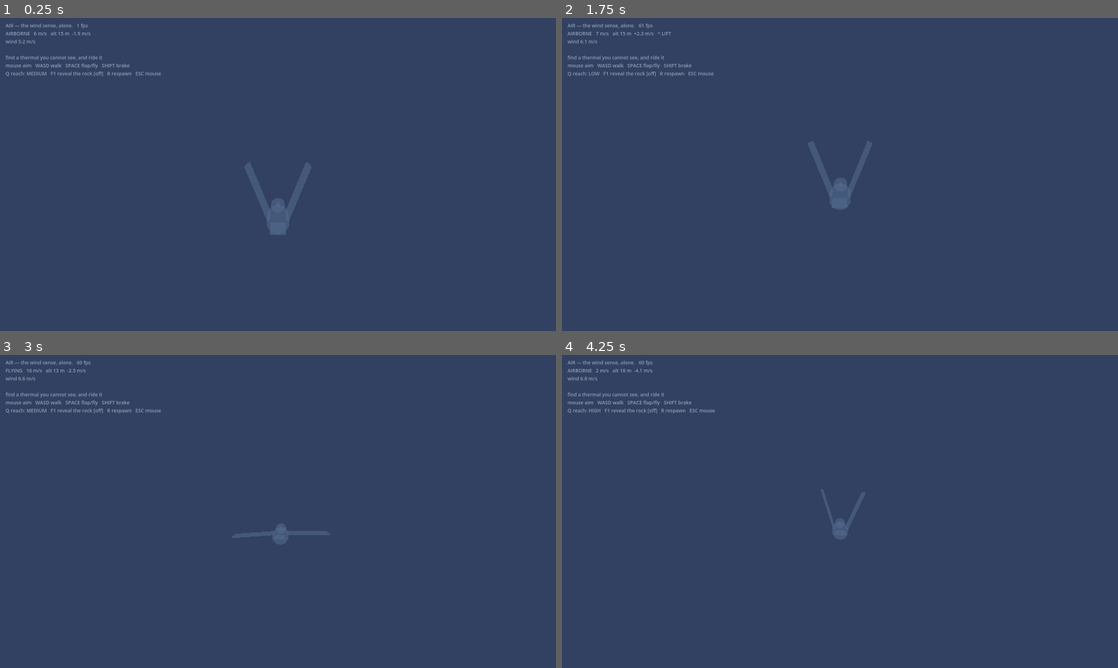
Above: before the commit, frames 1-4 (two rows, left to right).
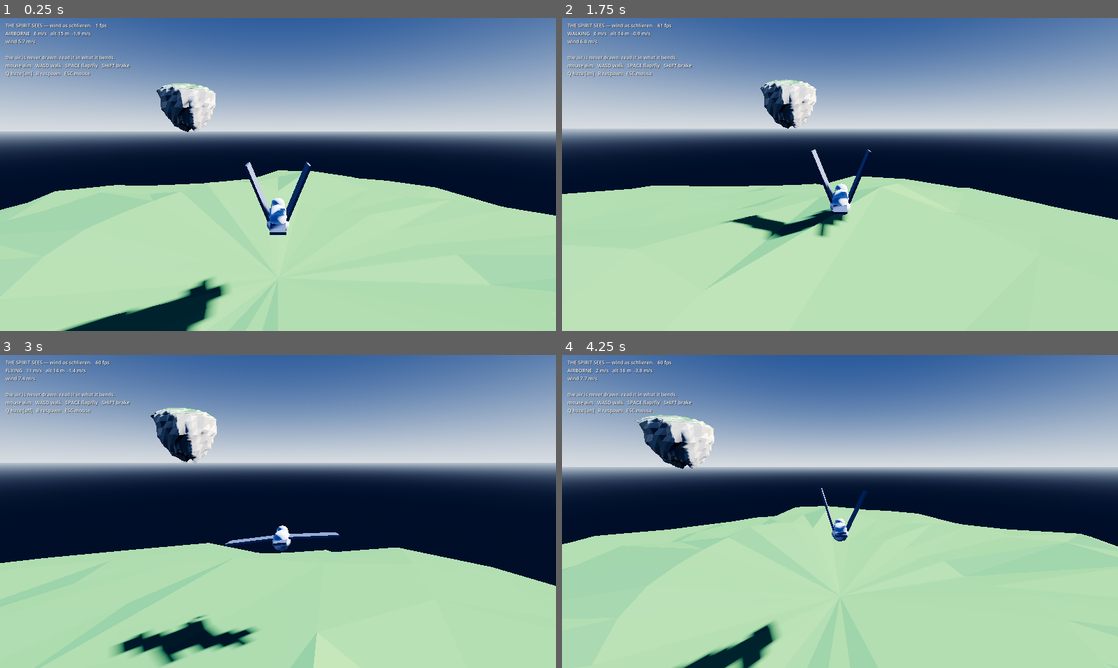
Above: after the commit, the same moments.

Repository: dfleetwood/air
Game: Godot game, scene res://spirit.tscn
The game is run twice, just before and just after one commit, with the same random seed, the same clock (stepped at 60 frames per second) and the same inputs. Before the commit the project starts from res://air.tscn.
Inputs (mouse positions are in pixels of both pictures, inside the frame that each line leads up to):
- Up to frame 1 (0.25 s): no input
- Up to frame 2 (1.75 s): tap Enter at 0.5 s; move the mouse to (867, 174) at 0.52 s; hold W (move_forward) from 0.53 s (still down); tap Q (quality) at 0.6, 1.55 s; tap Space (flap) at 0.77, 0.8, 1.07, 1.35, 1.52 s; move the mouse to (812, 174) at 1.27 s
- Up to frame 3 (3 s): keep holding W (move_forward); tap Space (flap) at 1.82, 2.3 s; move the mouse to (289, 505) at 2.02 s; tap Q (quality) at 2.1 s; move the mouse to (272, 517) at 2.77 s; tap T at 2.85 s
- Up to frame 4 (4.25 s): keep holding W (move_forward); tap Space (flap) at 3.02, 3.32, 3.77, 3.8, 4.07 s; tap Q (quality) at 3.05 s; move the mouse to (878, 514) at 3.52 s; tap G at 3.6 s; tap R (respawn) at 4.15 s

The runs differ from the first frame. In frame 1, 97% of the frame differs, in the area x 0-100%, y 0-100%; in frame 2, 97%; in frame 3, 97%; in frame 4, 97%.

Commit message:
working on air

Diff:
--- /dev/null
+++ b/island_lit.gdshader
@@ -0,0 +1,41 @@
+shader_type spatial;
+render_mode diffuse_lambert, specular_disabled;
+
+// The island, SEEN. Bold shapes, hard value steps, a small curated palette.
+// Not a photograph and not trying to be — the spirit sees, but what it sees is
+// still a percept. Banding the light into a few steps is what keeps it graphic.
+
+uniform vec3 rock_lit : source_color = vec3(0.72, 0.70, 0.66);
+uniform vec3 rock_shade : source_color = vec3(0.24, 0.26, 0.34);
+uniform vec3 grass_lit : source_color = vec3(0.44, 0.56, 0.38);
+uniform vec3 grass_shade : source_color = vec3(0.17, 0.28, 0.30);
+uniform vec3 rim_col : source_color = vec3(0.95, 0.80, 0.58);
+uniform float steps = 3.0;
+
+varying vec3 world_normal;
+varying vec3 world_pos;
+
+void vertex() {
+	world_normal = normalize(MODEL_NORMAL_MATRIX * NORMAL);
+	world_pos = (MODEL_MATRIX * vec4(VERTEX, 1.0)).xyz;
+}
+
+void fragment() {
+	// Grass takes the flat tops; rock takes anything that leans.
+	float up = clamp(world_normal.y, 0.0, 1.0);
+	float grass = smoothstep(0.55, 0.82, up);
+	ALBEDO = mix(rock_lit, grass_lit, grass);
+	NORMAL = normalize(NORMAL);
+	ROUGHNESS = 1.0;
+}
+
+void light() {
+	float d = dot(normalize(NORMAL), normalize(LIGHT));
+	// Quantised light. This single line is most of the "graphic" in the look.
+	float band = floor(clamp(d, 0.0, 1.0) * steps + 0.5) / steps;
+	float up = clamp(world_normal.y, 0.0, 1.0);
+	float grass = smoothstep(0.55, 0.82, up);
+	vec3 lit = mix(rock_lit, grass_lit, grass);
+	vec3 shade = mix(rock_shade, grass_shade, grass);
+	DIFFUSE_LIGHT += mix(shade, lit, band) * LIGHT_COLOR * ATTENUATION * 0.75;
+}
--- a/project.godot
+++ b/project.godot
@@ -8,7 +8,7 @@
 
 config/name="Aerie"
 config/description="Bird flight prototype: floating islands, day/night, seasons, wind."
-run/main_scene="res://air.tscn"
+run/main_scene="res://spirit.tscn"
 config/features=PackedStringArray("4.7", "Forward Plus")
 config/icon="res://icon.svg"
 
--- /dev/null
+++ b/schlieren.gdshader
@@ -0,0 +1,180 @@
+shader_type spatial;
+render_mode unshaded, cull_disabled, depth_test_disabled, depth_draw_never;
+
+// SCHLIEREN — the wind, made visible by what it BENDS.
+//
+// This is not a metaphor. Density gradients in air really do refract light, and
+// imaging those gradients is literally how a fluid dynamicist photographs air
+// that is otherwise invisible. So: no lines, no arrows, no particles. The air
+// deforms the world behind it, and you read the shape of the air from the shape
+// of the deformation.
+//
+//   calm air            -> almost nothing. As it should be.
+//   a gust front        -> a soft ripple travelling downwind through the world.
+//   turbulence / a wake -> an unstable shimmering pocket.
+//   an updraft          -> the distortion STRETCHES upward, and the world with it.
+//   a downdraft         -> it sags and compresses.
+//
+// The distortion is driven by the same wind field the bird flies through, so what
+// you see bending is what will actually push you. (Fourth twin of the field —
+// island_field.gd is the authority.)
+
+uniform sampler2D screen_tex : hint_screen_texture, filter_linear_mipmap;
+uniform sampler2D depth_tex : hint_depth_texture, filter_nearest;
+
+uniform vec3 islands[5];
+uniform float island_r[5];
+uniform vec4 thermals[5];
+uniform vec4 thermal_p[5];
+uniform vec3 prevailing;
+uniform float strength = 0.020;
+uniform float far_ramp = 90.0;   // more air between you and it = more bending
+
+const float SQUASH_UP = 0.32;
+const float SQUASH_DOWN = 1.35;
+const float BOUNDARY = 9.0;
+const float INFLOW_REACH = 4.0;
+
+float hash11(float n) { return fract(sin(n) * 43758.5453123); }
+
+float vnoise(vec3 p) {
+	vec3 i = floor(p);
+	vec3 f = fract(p);
+	f = f * f * (3.0 - 2.0 * f);
+	float n = i.x + i.y * 57.0 + i.z * 113.0;
+	return mix(
+		mix(mix(hash11(n), hash11(n + 1.0), f.x),
+			mix(hash11(n + 57.0), hash11(n + 58.0), f.x), f.y),
+		mix(mix(hash11(n + 113.0), hash11(n + 114.0), f.x),
+			mix(hash11(n + 170.0), hash11(n + 171.0), f.x), f.y),
+		f.z);
+}
+
+// Curl of a noise field: divergence-free by construction, so it cannot push air
+// into or out of nothing. It has no choice but to swirl. This is what makes the
+// shimmer read as a fluid instead of as static.
+vec3 curl(vec3 p) {
+	float e = 0.7;
+	float a = vnoise(p + vec3(0.0, e, 0.0)) - vnoise(p - vec3(0.0, e, 0.0));
+	float b = vnoise(p + vec3(0.0, 0.0, e)) - vnoise(p - vec3(0.0, 0.0, e));
+	float c = vnoise(p + vec3(e, 0.0, 0.0)) - vnoise(p - vec3(e, 0.0, 0.0));
+	return vec3(a - b, b - c, c - a) / (2.0 * e);
+}
+
+float scene_sdf(vec3 p) {
+	float d = 1e9;
+	for (int i = 0; i < 5; i++) {
+		vec3 q = p - islands[i];
+		q.y /= (q.y > 0.0) ? SQUASH_UP : SQUASH_DOWN;
+		d = min(d, (length(q) - island_r[i]) * SQUASH_UP);
+	}
+	return d;
+}
+
+vec3 scene_grad(vec3 p) {
+	float e = 0.9;
+	vec3 g = vec3(
+		scene_sdf(p + vec3(e, 0, 0)) - scene_sdf(p - vec3(e, 0, 0)),
+		scene_sdf(p + vec3(0, e, 0)) - scene_sdf(p - vec3(0, e, 0)),
+		scene_sdf(p + vec3(0, 0, e)) - scene_sdf(p - vec3(0, 0, e)));
+	return (length(g) > 1e-5) ? normalize(g) : vec3(0.0, 1.0, 0.0);
+}
+
+float thermal_lift(vec3 p) {
+	float lift = 0.0;
+	for (int i = 0; i < 5; i++) {
+		vec3 c = thermals[i].xyz;
+		float r = thermals[i].w;
+		float base = thermal_p[i].x;
+		float top = thermal_p[i].y;
+		if (p.y < base || p.y > top) { continue; }
+		float dxz = length(p.xz - c.xz);
+		float outer = r * INFLOW_REACH;
+		if (dxz >= outer) { continue; }
+		float h = clamp((p.y - base) / max(top - base, 1.0), 0.0, 1.0);
+		float fade = smoothstep(1.0, 0.65, h);
+		if (dxz < r) {
+			float core = 1.0 - dxz / r;
+			lift = max(lift, thermal_p[i].z * core * core * fade);
+		} else {
+			float f = 1.0 - (dxz - r) / (outer - r);
+			lift = max(lift, thermal_p[i].z * 0.28 * f * f * fade);
+		}
+	}
+	return lift;
+}
+
+void vertex() {
+	POSITION = vec4(VERTEX.xy, 1.0, 1.0);   // fullscreen, whatever the mesh was
+}
+
+void fragment() {
+	float raw = texture(depth_tex, SCREEN_UV).r;
+	vec3 ndc = vec3(SCREEN_UV * 2.0 - 1.0, raw);
+	vec4 view = INV_PROJECTION_MATRIX * vec4(ndc, 1.0);
+	view.xyz /= view.w;
+	float dist = -view.z;
+
+	// Sky (no depth) still has air in front of it — and a lot of it.
+	if (raw <= 0.0) { dist = far_ramp * 1.4; }
+
+	// Sample the air roughly halfway to whatever we are looking at. Crude, but
+	// heat haze has never needed to know exactly where it is.
+	float samp = clamp(dist * 0.5, 2.0, far_ramp);
+	vec3 world = (INV_VIEW_MATRIX * vec4(view.xyz * (samp / max(dist, 0.001)), 1.0)).xyz;
+
+	float speed = length(prevailing);
+	vec3 dir = (speed > 0.001) ? prevailing / speed : vec3(1.0, 0.0, 0.0);
+
+	float d = scene_sdf(world);
+	vec3 n = scene_grad(world);
+	float near_rock = 1.0 - smoothstep(0.0, BOUNDARY * 2.2, max(d, 0.0));
+	float lee = max(dot(dir, n), 0.0) * near_rock;          // the wake: unstable
+	float lift = thermal_lift(world);
+
+	// A GUST FRONT: a plane of compression travelling downwind through the air.
+	// You see it coming across the world before it reaches you and shoves you.
+	float front = sin(dot(world, dir) * 0.055 - TIME * 1.35);
+	float gust = smoothstep(0.55, 1.0, front) * speed * 0.09;
+
+	// How troubled the air is here, in total.
+	float shimmer = gust
+		+ lee * 0.85
+		+ smoothstep(0.8, 5.0, lift) * 0.55
+		+ speed * 0.012;                                     // calm air: almost nothing
+
+	// The direction of the bending follows the eddies themselves.
+	vec3 eddy = curl(world * 0.055 + vec3(0.0, TIME * 0.35, 0.0)) * 1.0
+		+ curl(world * 0.16 + vec3(TIME * 0.6, 0.0, 0.0)) * 0.4;
+
+	// Rising air stretches the distortion UPWARD, sinking air drags it down. The
+	// world does not merely wobble — it is pulled the way the air is going.
+	float vertical = smoothstep(0.5, 5.0, lift) - smoothstep(-0.5, -4.0, -lift * 0.0);
+	eddy.y += vertical * 1.6;
+
+	vec3 right = INV_VIEW_MATRIX[0].xyz;
+	vec3 up = INV_VIEW_MATRIX[1].xyz;
+	vec2 offset = vec2(dot(eddy, right), dot(eddy, up));
+	offset.y *= 1.0 + vertical * 0.8;   // stretched, not just displaced
+
+	// More air between you and a thing = more bending of it. Your own wingtip
+	// does not shimmer; a far ridge seen through a wake does.
+	float depth_gain = clamp(dist / far_ramp, 0.0, 1.0);
+
+	vec2 uv = SCREEN_UV + offset * shimmer * depth_gain * strength;
+	uv = clamp(uv, vec2(0.001), vec2(0.999));
+
+	// DEPTH GUARD. Naive screen-space refraction happily drags a near silhouette
+	// out over the sky behind it, which reads as the island's edge dissolving —
+	// wrong, and ugly. Air can only bend what is BEHIND it, so if the pixel we
+	// would pull in is nearer than this one, refuse the bend and stay put.
+	float raw2 = texture(depth_tex, uv).r;
+	vec4 v2 = INV_PROJECTION_MATRIX * vec4(uv * 2.0 - 1.0, raw2, 1.0);
+	float dist2 = -(v2.z / v2.w);
+	if (raw2 <= 0.0) { dist2 = far_ramp * 1.4; }
+	float ok = step(dist * 0.985, dist2);
+	uv = mix(SCREEN_UV, uv, ok);
+
+	ALBEDO = texture(screen_tex, uv).rgb;
+	ALPHA = 1.0;
+}
--- /dev/null
+++ b/spirit.gd
@@ -0,0 +1,290 @@
+extends Node3D
+
+# OPTION C — the spirit SEES, and the wind is what deforms what it sees.
+#
+# The island is visible: bold shapes, a small curated palette, quantised light.
+# But it is still a percept, not a photograph. The air is not drawn — it is read
+# off the world it bends. Schlieren: density gradients refract light, which is
+# genuinely how invisible air is photographed, so no lines, no arrows, no motes.
+#
+#   calm air        -> almost nothing
+#   a gust front    -> a ripple crossing the world ahead of the shove
+#   a wake          -> a shimmering pocket downwind of rock
+#   an updraft      -> the world STRETCHES upward through the lift
+#
+# The dye (air_fog) survives, demoted: it is now weather, not the whole world.
+# The flight model and the field are unchanged — see island_field.gd, and the
+# measured soaring test in air.tscn, which still passes.
+
+const BirdScript := preload("res://bird.gd")
+
+var bird: CharacterBody3D
+var env: Environment
+var sun: DirectionalLight3D
+var fog_mat: ShaderMaterial
+var fog_volume: FogVolume
+var schlieren: ShaderMaterial
+var hud: Label
+
+var wind_yaw := 0.7
+var wind_strength := 6.0
+var _t := 0.0
+var _spawn := Vector3.ZERO
+var _noise := FastNoiseLite.new()
+var _climb := 0.0
+var _haze := 1.0
+
+
+func _enter_tree() -> void:
+	_setup_actions()
+
+
+func _ready() -> void:
+	_noise.seed = 1337
+	_noise.frequency = 1.0
+	_build_environment()
+	for island in IslandField.ISLANDS:
+		_build_island(island)
+	_spawn_bird()
+	_build_air()
+	_build_schlieren()
+	_build_hud()
+	Input.mouse_mode = Input.MOUSE_MODE_CAPTURED
+
+
+func _process(delta: float) -> void:
+	_t += delta
+	wind_strength = 5.5 + 2.2 * sin(_t * 0.13) + 1.1 * sin(_t * 0.47)
+	wind_yaw += delta * 0.02
+	if Input.is_action_just_pressed("respawn") or bird.global_position.y < -200.0:
+		bird.reset(_spawn)
+	if Input.is_action_just_pressed("quality"):
+		_haze = 0.0 if _haze > 0.5 else 1.0
+		fog_mat.set_shader_parameter("haze", 0.007 * _haze)
+
+	_climb = lerpf(_climb, bird.velocity.y, minf(1.0, delta * 3.0))
+	var p := bird.global_position
+	var w := prevailing()
+	fog_volume.global_position = p
+	fog_mat.set_shader_parameter("prevailing", w)
+	schlieren.set_shader_parameter("prevailing", w)
+	_update_hud()
+
+
+func prevailing() -> Vector3:
+	return Vector3(cos(wind_yaw), 0.0, sin(wind_yaw)) * wind_strength
+
+
+func wind_at(p: Vector3) -> Vector3:
+	return IslandField.wind_at(p, prevailing())
+
+
+func _setup_actions() -> void:
+	var defs := {
+		"move_forward": KEY_W, "move_back": KEY_S,
+		"move_left": KEY_A, "move_right": KEY_D,
+		"flap": KEY_SPACE, "brake": KEY_SHIFT,
+		"respawn": KEY_R, "quality": KEY_Q, "reveal": KEY_F1,
+	}
+	for a in defs:
+		if InputMap.has_action(a):
+			continue
+		InputMap.add_action(a)
+		var ev := InputEventKey.new()
+		ev.physical_keycode = defs[a]
+		InputMap.action_add_event(a, ev)
+
+
+func _build_environment() -> void:
+	env = Environment.new()
+	# A small, curated palette — the sky is three colours and no more.
+	var sky_mat := ProceduralSkyMaterial.new()
+	sky_mat.sky_top_color = Color(0.16, 0.28, 0.48)
+	sky_mat.sky_horizon_color = Color(0.76, 0.80, 0.84)
+	sky_mat.ground_bottom_color = Color(0.10, 0.14, 0.22)
+	sky_mat.ground_horizon_color = Color(0.60, 0.66, 0.72)
+	sky_mat.sun_angle_max = 12.0
+	sky_mat.sun_curve = 0.08
+	var sky := Sky.new()
+	sky.sky_material = sky_mat
+	env.background_mode = Environment.BG_SKY
+	env.sky = sky
+	env.ambient_light_source = Environment.AMBIENT_SOURCE_SKY
+	env.ambient_light_energy = 0.45
+	env.tonemap_mode = Environment.TONE_MAPPER_ACES
+	env.tonemap_white = 2.0
+	env.glow_enabled = true
+	env.glow_intensity = 0.25
+	env.glow_bloom = 0.05
+	# Aerial perspective: distance reads as value, which is most of "atmospheric".
+	# Restraint — stacked with the volumetric haze this drowns the world in milk.
+	env.fog_enabled = true
+	env.fog_mode = Environment.FOG_MODE_DEPTH
+	env.fog_light_color = Color(0.66, 0.73, 0.82)
+	env.fog_density = 0.0007
+	env.fog_aerial_perspective = 0.35
+	env.fog_sky_affect = 0.0
+	env.volumetric_fog_enabled = true
+	env.volumetric_fog_density = 0.0
+	env.volumetric_fog_length = 200.0
+	env.volumetric_fog_detail_spread = 1.2
+	env.volumetric_fog_ambient_inject = 0.8
+	var we := WorldEnvironment.new()
+	we.environment = env
+	add_child(we)
+
+	sun = DirectionalLight3D.new()
+	sun.rotation = Vector3(-0.62, 2.1, 0.0)
+	sun.light_energy = 1.45
+	sun.light_color = Color(1.0, 0.93, 0.82)
+	sun.shadow_enabled = true
+	sun.directional_shadow_mode = DirectionalLight3D.SHADOW_PARALLEL_2_SPLITS
+	sun.directional_shadow_max_distance = 320.0
+	add_child(sun)
+
+
+func _build_island(island: Dictionary) -> void:
+	var rings := 22
+	var radial := 32
+	var grid := []
+	for ri in rings + 1:
+		var row := []
+		var theta := PI * ri / rings
+		for si in radial + 1:
+			var phi := TAU * si / radial
+			var unit := Vector3(sin(theta) * cos(phi), cos(theta), sin(theta) * sin(phi))
+			row.append(IslandField.surface(island, unit, _noise))
+		grid.append(row)
+
+	var st := SurfaceTool.new()
+	st.begin(Mesh.PRIMITIVE_TRIANGLES)
+	st.set_smooth_group(-1)   # flat facets: bold shapes need hard edges
+	for ri in rings:
+		for si in radial:
+			var a: Vector3 = grid[ri][si]
+			var b: Vector3 = grid[ri][si + 1]
+			var c: Vector3 = grid[ri + 1][si + 1]
+			var d: Vector3 = grid[ri + 1][si]
+			_tri(st, a, c, b)
+			_tri(st, a, d, c)
+	st.generate_normals()
+	var mesh := st.commit()
+
+	var mat := ShaderMaterial.new()
+	mat.shader = load("res://island_lit.gdshader")
+	var mi := MeshInstance3D.new()
+	mi.mesh = mesh
+	mi.material_override = mat
+	mi.position = island["pos"]
+	add_child(mi)
+
+	var shape := ConcavePolygonShape3D.new()
+	shape.set_faces(mesh.get_faces())
+	shape.backface_collision = true
+	var cs := CollisionShape3D.new()
+	cs.shape = shape
+	var body := StaticBody3D.new()
+	body.position = island["pos"]
+	body.add_child(cs)
+	add_child(body)
+
+
+func _tri(st: SurfaceTool, a: Vector3, b: Vector3, c: Vector3) -> void:
+	if (b - a).cross(c - a).length_squared() < 0.0001:
+		return
+	st.add_vertex(a)
+	st.add_vertex(b)
+	st.add_vertex(c)
+
+
+func _spawn_bird() -> void:
+	var island: Dictionary = IslandField.ISLANDS[0]
+	_spawn = island["pos"] + IslandField.surface(island, Vector3.UP, _noise) + Vector3(0, 2.5, 0)
+	bird = CharacterBody3D.new()
+	bird.set_script(BirdScript)
+	add_child(bird)
+	bird.reset(_spawn)
+	# The spring arm was jamming the camera into the bird's back whenever it stood
+	# on a dome. Let it pass through rock for now; a flying camera clipping terrain
+	# is a smaller lie than a camera buried in a wing.
+	bird.arm.collision_mask = 0
+
+
+func _build_air() -> void:
+	var centers := PackedVector3Array()
+	var radii := PackedFloat32Array()
+	for island in IslandField.ISLANDS:
+		centers.append(island["pos"])
+		radii.append(island["r"])
+	var th := PackedVector4Array()
+	var tp := PackedVector4Array()
+	for t in IslandField.THERMALS:
+		var c: Vector3 = t["pos"]
+		th.append(Vector4(c.x, c.y, c.z, t["radius"]))
+		tp.append(Vector4(t["base"], t["top"], t["power"], 0.0))
+
+	# The dye, demoted. It no longer IS the world — it is the weather in it.
+	fog_mat = ShaderMaterial.new()
+	fog_mat.shader = load("res://air_fog.gdshader")
+	fog_mat.set_shader_parameter("islands", centers)
+	fog_mat.set_shader_parameter("island_r", radii)
+	fog_mat.set_shader_parameter("thermals", th)
+	fog_mat.set_shader_parameter("thermal_p", tp)
+	fog_mat.set_shader_parameter("haze", 0.0022)
+	fog_volume = FogVolume.new()
+	fog_volume.shape = RenderingServer.FOG_VOLUME_SHAPE_BOX
+	fog_volume.size = Vector3(380, 380, 380)
+	fog_volume.material = fog_mat
+	add_child(fog_volume)
+
+	schlieren = ShaderMaterial.new()
+	schlieren.shader = load("res://schlieren.gdshader")
+	schlieren.set_shader_parameter("islands", centers)
+	schlieren.set_shader_parameter("island_r", radii)
+	schlieren.set_shader_parameter("thermals", th)
+	schlieren.set_shader_parameter("thermal_p", tp)
+
+
+func _build_schlieren() -> void:
+	# A fullscreen pass riding the camera, drawn after the world so it has a world
+	# to bend. Without something behind it, refraction refracts nothing — which is
+	# exactly why this could not have been the first slice.
+	var quad := QuadMesh.new()
+	quad.size = Vector2(2, 2)
+	var mi := MeshInstance3D.new()
+	mi.mesh = quad
+	mi.material_override = schlieren
+	mi.extra_cull_margin = 1e5
+	mi.cast_shadow = GeometryInstance3D.SHADOW_CASTING_SETTING_OFF
+	mi.sorting_offset = 2000.0
+	bird.cam.add_child(mi)
+	mi.position = Vector3(0, 0, -0.5)
+
+
+func _build_hud() -> void:
+	var layer := CanvasLayer.new()
+	add_child(layer)
+	hud = Label.new()
+	hud.position = Vector2(16, 12)
+	hud.add_theme_font_size_override("font_size", 14)
+	hud.add_theme_color_override("font_shadow_color", Color(0, 0, 0, 0.7))
+	hud.add_theme_constant_override("shadow_offset_x", 1)
+	hud.add_theme_constant_override("shadow_offset_y", 1)
+	layer.add_child(hud)
+
+
+func _update_hud() -> void:
+	var vario := "  %+.1f m/s" % _climb
+	if _climb > 1.5:
+		vario += "   ^ LIFT"
+	hud.text = "THE SPIRIT SEES — wind as schlieren.   %d fps\n%s   %.0f m/s   alt %.0f m%s\nwind %.1f m/s\n\nthe air is never drawn. read it in what it bends.\nmouse aim   WASD walk   SPACE flap/fly   SHIFT brake\nQ haze [%s]   R respawn   ESC mouse" % [
+		Engine.get_frames_per_second(),
+		bird.state_name(), bird.velocity.length(), bird.global_position.y, vario,
+		wind_strength,
+		"on" if _haze > 0.5 else "off",
+	]
+
+
+func _unhandled_input(e: InputEvent) -> void:
+	if e is InputEventKey and e.pressed and e.physical_keycode == KEY_ESCAPE:
+		Input.mouse_mode = Input.MOUSE_MODE_VISIBLE
--- /dev/null
+++ b/spirit.tscn
@@ -0,0 +1,6 @@
+[gd_scene load_steps=2 format=3]
+
+[ext_resource type="Script" path="res://spirit.gd" id="1_spirit"]
+
+[node name="Spirit" type="Node3D"]
+script = ExtResource("1_spirit")
